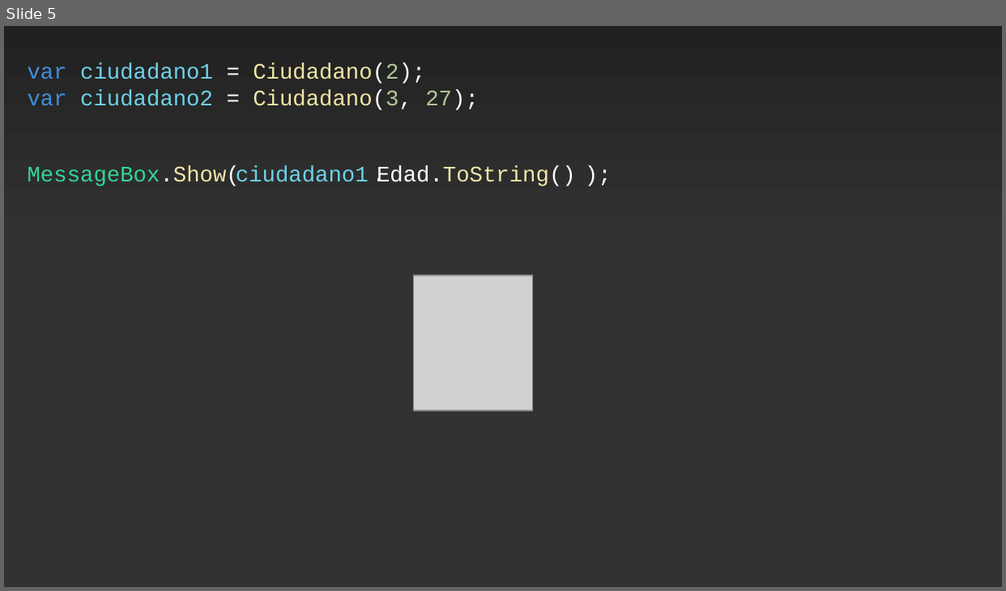
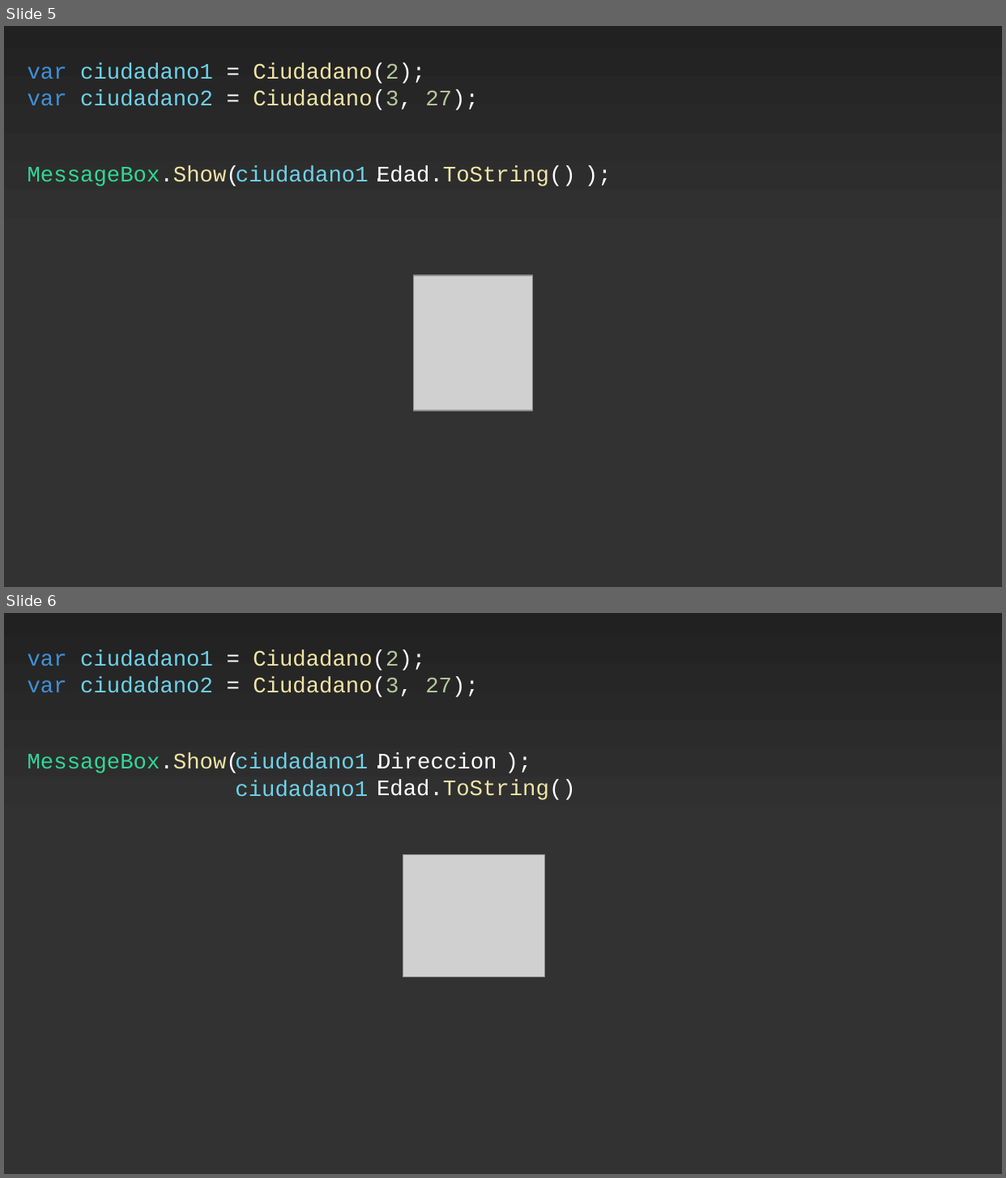
Before and after one commit to Rao00/Rao00-Mi-Viaje, a slide deck: Programacion/Return Facilito.pptx. Shown one above the other, each under a label of ours: slide 5 before the commit, slides 5 and 6 after it. The pictures are 1006x591 and 1006x1178 pixels, drawn with LibreOffice and Linux fonts; fonts in the diff are those of the drawing; grey boxes stand for pictures; background and template pictures are left out. Boxes give left, top, right and bottom in pixels: in the first picture for what was removed or moved away, otherwise in the second. Text is boxed around its words. In the diff, an @@ line names an element or a change of style, - is before the commit and + after.

```diff
--- a/Programacion/Return Facilito.pptx
+++ b/Programacion/Return Facilito.pptx
@@ slide 6 added at <box>4,613,1002,1174</box>, background #FFFFFF @@
@@ rectangle added at <box>4,613,1002,1174</box>, fill gradient #222222 to #323232 @@
@@ text added at <box>27,649,479,697</box>, 16 pt, text #6FD2E9 @@
+var ciudadano1 = Ciudadano(2);
+var ciudadano2 = Ciudadano(3, 27);
@@ text added at <box>27,753,240,773</box>, 16 pt, text #32D698 @@
+MessageBox.Show( . );
@@ text added at <box>235,753,368,773</box>, 16 pt, text #6FD2E9 @@
+ciudadano1
@@ text added at <box>377,753,496,769</box>, 16 pt, text #FFFFFF @@
+Direccion
@@ text added at <box>235,780,368,797</box>, 16 pt, text #6FD2E9 @@
+ciudadano1
@@ text added at <box>377,780,576,800</box>, 16 pt, text #F0E5A6 @@
+Edad.ToString()
@@ picture added at <box>403,854,545,977</box> @@
```
Also in this commit, not shown: 1 slide changed, 2 other slides added, 1 other file.
